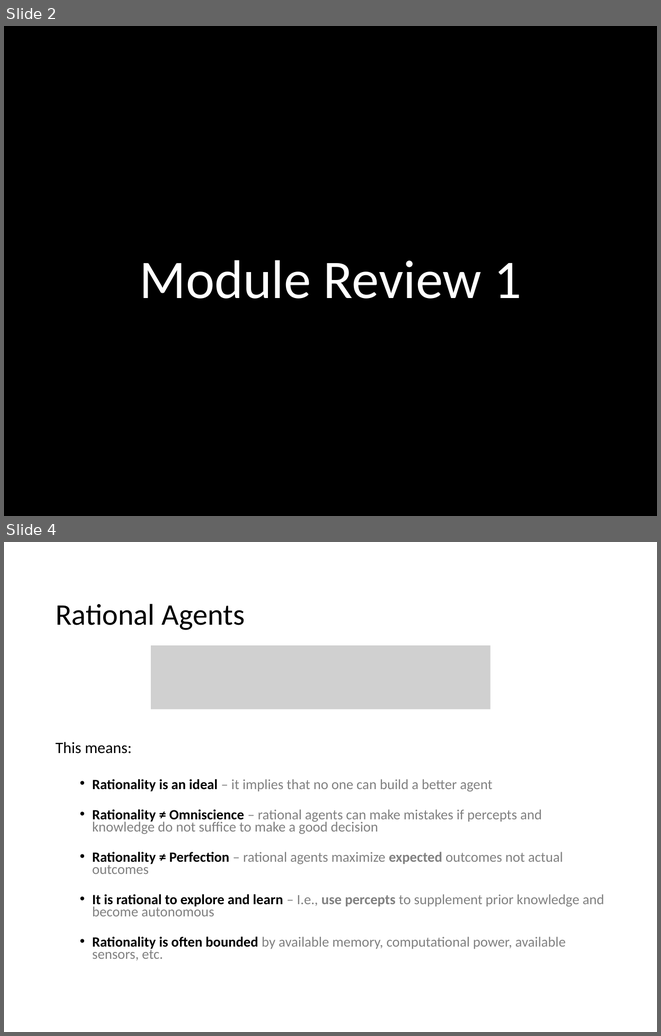
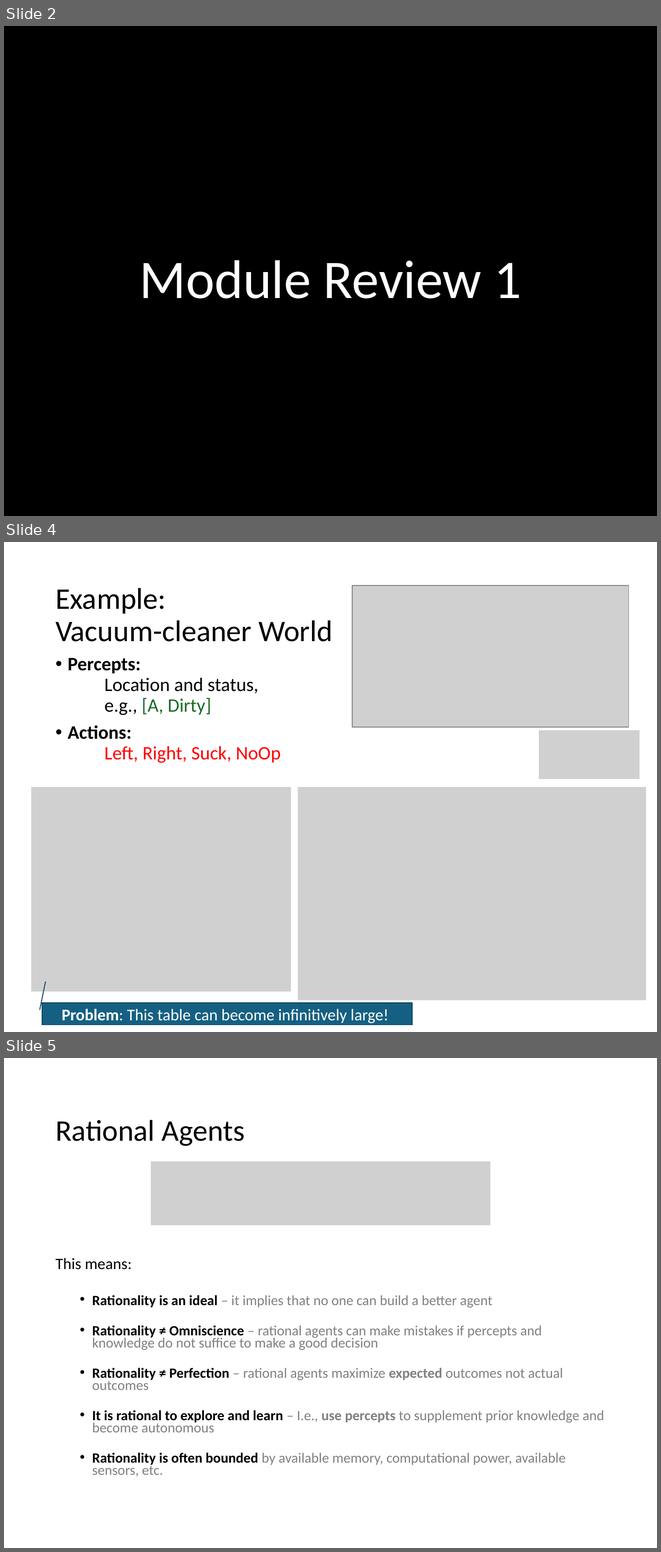
Before and after one commit to mhahsler/CS7320-AI, a slide deck: slides/02_agents_discussion.pptx. Shown one above the other, each under a label of ours: slides 2 and 4 before the commit, slides 2, 4 and 5 after it; the slides between them are not shown. The pictures are 661x1036 and 661x1552 pixels, drawn with LibreOffice and Linux fonts; fonts in the diff are those of the drawing; grey boxes stand for pictures; background and template pictures are left out. Boxes give left, top, right and bottom in pixels: in the first picture for what was removed or moved away, otherwise in the second. Text is boxed around its words. In the diff, an @@ line names an element or a change of style, - is before the commit and + after.

```diff
--- a/slides/02_agents_discussion.pptx
+++ b/slides/02_agents_discussion.pptx
@@ slide 4 added at bbox=[4, 542, 657, 1032], background #FFFFFF @@
@@ title added at bbox=[55, 588, 333, 642], 33 pt, text #000000 @@
+Example:
+Vacuum-cleaner World
@@ picture added at bbox=[352, 586, 628, 728] @@
@@ text added at bbox=[68, 658, 281, 762], 21 pt, text #000000 @@
+• Percepts:
+  Location and status,
+  e.g., [A, Dirty]
+• Actions:
+  Left, Right, Suck, NoOp
@@ picture added at bbox=[539, 730, 640, 779] @@
@@ picture added at bbox=[32, 787, 291, 991] @@
@@ picture added at bbox=[298, 787, 646, 1000] @@
@@ border callout added at bbox=[42, 1003, 412, 1024], fill #156082, outline #104760 1 pt, 18 pt, text #FFFFFF @@
+Problem: This table can become infinitively large!
@@ what was slide 4 is now slide 5 @@
```
Also in this commit, not shown: 2 other slides added, 1 slide removed.
